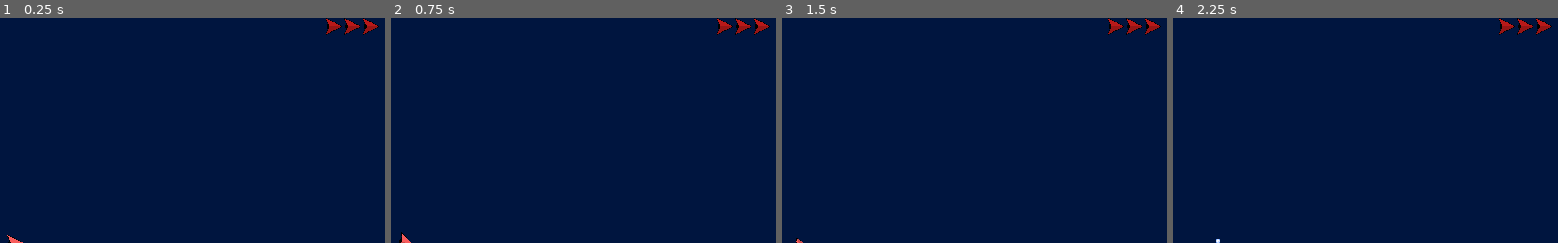
Above: before the commit, frames 1-4 (left to right).
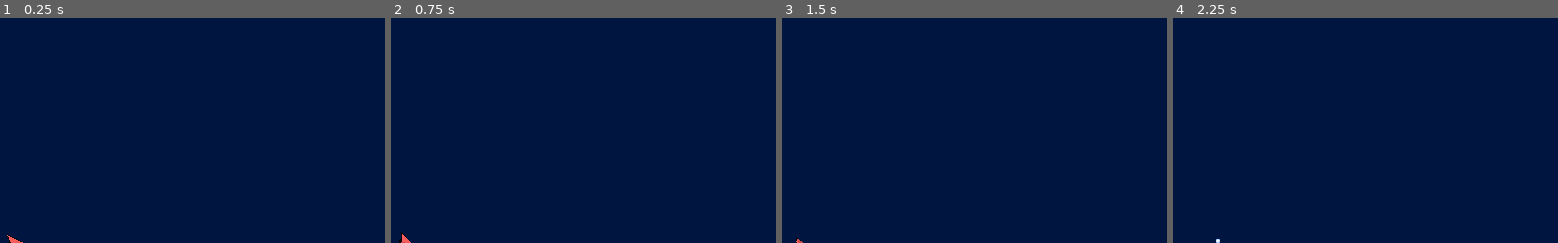
Above: after the commit, the same moments.

Repository: thezic/spacewars
Game: Godot game, scene res://Main.tscn
The game is run twice, just before and just after one commit, with the same random seed, the same clock (stepped at 60 frames per second) and the same inputs.
Inputs:
- Up to frame 1 (0.25 s): no input
- Up to frame 2 (0.75 s): tap Enter at 0.5 s; hold Right (player_1_right) from 0.53 s (still down); tap - (player_1_fire) at 0.6 s
- Up to frame 3 (1.5 s): tap Space at 1.25 s; release Right (player_1_right) at 1.28 s; hold Down (player_1_brake) from 1.28 s (still down); tap - (player_1_fire) at 1.35 s
- Up to frame 4 (2.25 s): release Down (player_1_brake) at 2.03 s; hold Right (player_1_right) from 2.03 s (still down); tap - (player_1_fire) at 2.1 s
The pictures show only the part of the screen within x 50-100%, y 0-50%; the shares and areas given below are measured in that part.

The runs differ from the first frame. In frame 1, 0.5% of the frame differs, in the area x 84-99%, y 0-8%; in frame 2, 0.5%; in frame 3, 0.5%; in frame 4, 0.5%.

Commit message:
Refactor

Diff:
--- a/ship/Ship.gd
+++ b/actors/Ship.gd
@@ -12,8 +12,8 @@
 var thrust := Vector2()
 var rotation_dir: int = Rot.NONE
 
-var Plasma = preload("res://plasma_sm/PlasmaSm.tscn")
-var Explosion = preload("res://explosion/Explosion.tscn")
+var Plasma = preload("res://objects/plasma_sm/PlasmaSm.tscn")
+var Explosion = preload("res://effects/Explosion.tscn")
 
 
 func _ready():
--- a/ship/Ship.tscn
+++ b/actors/Ship.tscn
@@ -1,7 +1,7 @@
 [gd_scene load_steps=8 format=2]
 
-[ext_resource path="res://ship/ship.png" type="Texture" id=1]
-[ext_resource path="res://ship/Ship.gd" type="Script" id=2]
+[ext_resource path="res://assets/sprites/ship.png" type="Texture" id=1]
+[ext_resource path="res://actors/Ship.gd" type="Script" id=2]
 
 [sub_resource type="Gradient" id=4]
 offsets = PoolRealArray( 0, 0.00860585, 0.373494, 0.991394 )
--- a/explosion/Explosion.tscn
+++ b/effects/Explosion.tscn
@@ -1,7 +1,7 @@
 [gd_scene load_steps=7 format=2]
 
-[ext_resource path="res://explosion/smoke-particle.png" type="Texture" id=1]
-[ext_resource path="res://explosion/Explosion.gd" type="Script" id=2]
+[ext_resource path="res://assets/sprites/smoke-particle.png" type="Texture" id=1]
+[ext_resource path="res://effects/Explosion.gd" type="Script" id=2]
 
 [sub_resource type="CanvasItemMaterial" id=1]
 blend_mode = 1
--- a/game/Game.tscn
+++ b/game/Game.tscn
@@ -1,7 +1,7 @@
 [gd_scene load_steps=8 format=2]
 
 [ext_resource path="res://game/World.gd" type="Script" id=1]
-[ext_resource path="res://player/Player.tscn" type="PackedScene" id=2]
+[ext_resource path="res://game/player/Player.tscn" type="PackedScene" id=2]
 [ext_resource path="res://ui/PlayerLives.tscn" type="PackedScene" id=3]
 [ext_resource path="res://game/Game.gd" type="Script" id=4]
 [ext_resource path="res://ui/GameOver.tscn" type="PackedScene" id=5]
@@ -60,7 +60,6 @@
 visible = false
 
 [connection signal="world_clear" from="World" to="." method="_on_level_clear"]
-[connection signal="lives_updated" from="World/Player" to="GUI/PlayerLives" method="update_lives"]
 [connection signal="player_gameover" from="World/Player" to="." method="_on_Player_player_gameover"]
 [connection signal="timeout" from="LevelStartTimer" to="." method="_on_LevelStart"]
 [connection signal="restart_game" from="GUI/GameOver" to="." method="reset"]
--- a/game/World.gd
+++ b/game/World.gd
@@ -4,8 +4,7 @@
 
 var check_for_asteroids := false
 
-var Asteroid = preload("res://asteroid/asteroid.tscn")
-
+var Asteroid = preload("res://objects/asteroid/Asteroid.tscn")
 
 onready var spawn_point: PathFollow2D = $AsteroidSpawnPath/AsteroidSpawnPosition
 onready var player = $Player
@@ -19,6 +18,7 @@
 	get_tree().call_group('asteroids', 'queue_free')
 	player.reset()
 	player.spawn_ship()
+
 
 func start(nr_asteroids: int):
 	for _i in range(nr_asteroids):
@@ -35,6 +35,7 @@
 	check_for_asteroids = true
 
 func _asteroid_destroyed(size: int) -> void:
+	print("destroyed asteroid")
 	pass
 
 
--- a/player/Player.gd
+++ b/game/player/Player.gd
@@ -10,7 +10,7 @@
 # where player spawns
 export(Vector2) var spawn_position := Vector2()
 
-var Ship = preload("res://ship/Ship.tscn")
+var Ship = preload("res://actors/Ship.tscn")
 
 # Called when the node enters the scene tree for the first time.
 func _ready():
--- a/player/Player.tscn
+++ b/game/player/Player.tscn
@@ -1,6 +1,6 @@
 [gd_scene load_steps=2 format=2]
 
-[ext_resource path="res://player/Player.gd" type="Script" id=1]
+[ext_resource path="res://game/player/Player.gd" type="Script" id=1]
 
 [node name="Player" type="Node"]
 script = ExtResource( 1 )
--- a/asteroid/Asteroid.gd
+++ b/objects/asteroid/Asteroid.gd
@@ -7,8 +7,8 @@
 export var split_into := 3
 export var base_scale := Vector2(2.0, 2.0)
 
-var Asteroid = load("res://asteroid/asteroid.tscn")
-var Explosion = preload("res://explosion/Explosion.tscn")
+var Asteroid = load("res://objects/asteroid/Asteroid.tscn")
+var Explosion = preload("res://effects/Explosion.tscn")
 
 var split_and_speed = {
 	5: 100,
--- a/asteroid/Asteroid.tscn
+++ b/objects/asteroid/Asteroid.tscn
@@ -1,7 +1,7 @@
 [gd_scene load_steps=6 format=2]
 
-[ext_resource path="res://asteroid/asteroid.png" type="Texture" id=1]
-[ext_resource path="res://asteroid/Asteroid.gd" type="Script" id=2]
+[ext_resource path="res://assets/sprites/asteroid.png" type="Texture" id=1]
+[ext_resource path="res://objects/asteroid/Asteroid.gd" type="Script" id=2]
 
 [sub_resource type="PhysicsMaterial" id=7]
 friction = 0.0
@@ -13,6 +13,7 @@
 radius = 16.0312
 
 [node name="Asteroid" type="RigidBody2D"]
+position = Vector2( 1, 0 )
 collision_layer = 3
 collision_mask = 3
 physics_material_override = SubResource( 7 )
--- a/plasma_sm/PlasmaSm.tscn
+++ b/objects/plasma_sm/PlasmaSm.tscn
@@ -1,7 +1,7 @@
 [gd_scene load_steps=7 format=2]
 
-[ext_resource path="res://plasma_sm/plasma-sm.png" type="Texture" id=1]
-[ext_resource path="res://plasma_sm/PlasmaSm.gd" type="Script" id=2]
+[ext_resource path="res://assets/sprites/plasma-sm.png" type="Texture" id=1]
+[ext_resource path="res://objects/plasma_sm/PlasmaSm.gd" type="Script" id=2]
 
 [sub_resource type="AtlasTexture" id=1]
 atlas = ExtResource( 1 )
--- a/project.godot
+++ b/project.godot
@@ -26,7 +26,7 @@
 
 [autoload]
 
-Utils="*res://utils/utils.gd"
+Utils="*res://autoload/utils.gd"
 
 [display]
 
--- a/ui/GameOver.tscn
+++ b/ui/GameOver.tscn
@@ -85,9 +85,9 @@
 [node name="Label" type="Label" parent="."]
 anchor_left = 0.5
 anchor_right = 0.5
-margin_left = -319.0
+margin_left = 392.0
 margin_top = -104.0
-margin_right = 320.0
+margin_right = 1031.0
 margin_bottom = -0.999634
 custom_fonts/font = ExtResource( 1 )
 text = "Game Over!"
@@ -115,6 +115,7 @@
 text = "Try again"
 
 [node name="Back" type="Button" parent="VBoxContainer"]
+visible = false
 margin_top = 24.0
 margin_right = 68.0
 margin_bottom = 44.0
--- a/ui/Infinite.tres
+++ b/ui/Infinite.tres
@@ -1,6 +1,6 @@
 [gd_resource type="DynamicFont" load_steps=2 format=2]
 
-[ext_resource path="res://fonts/Infinite.ttf" type="DynamicFontData" id=1]
+[ext_resource path="res://assets/fonts/Infinite.ttf" type="DynamicFontData" id=1]
 
 [resource]
 size = 93
--- a/ui/PlayerLives.tscn
+++ b/ui/PlayerLives.tscn
@@ -1,6 +1,6 @@
 [gd_scene load_steps=3 format=2]
 
-[ext_resource path="res://ship/ship.png" type="Texture" id=1]
+[ext_resource path="res://assets/sprites/ship.png" type="Texture" id=1]
 [ext_resource path="res://ui/PlayerLives.gd" type="Script" id=2]
 
 [node name="PlayerLives" type="GridContainer"]
--- a/ui/TitleMenu.tscn
+++ b/ui/TitleMenu.tscn
@@ -1,6 +1,6 @@
 [gd_scene load_steps=4 format=2]
 
-[ext_resource path="res://fonts/Infinite.ttf" type="DynamicFontData" id=1]
+[ext_resource path="res://assets/fonts/Infinite.ttf" type="DynamicFontData" id=1]
 [ext_resource path="res://ui/Infinite.tres" type="DynamicFont" id=2]
 
 [sub_resource type="DynamicFont" id=1]
Renamed: fonts/InfinitS.ttf -> assets/fonts/InfinitS.ttf
Renamed: fonts/Infinite.ttf -> assets/fonts/Infinite.ttf
Renamed: asteroid/asteroid.png -> assets/sprites/asteroid.png
Not shown, changed: assets/sprites/asteroid.png.import
Renamed: plasma_sm/plasma-sm.png -> assets/sprites/plasma-sm.png
Not shown, changed: assets/sprites/plasma-sm.png.import
Renamed: ship/ship.png -> assets/sprites/ship.png
Not shown, changed: assets/sprites/ship.png.import
Renamed: explosion/smoke-particle.png -> assets/sprites/smoke-particle.png
Not shown, changed: assets/sprites/smoke-particle.png.import
Renamed: asteroid/sun.png -> assets/sprites/sun.png
Not shown, changed: assets/sprites/sun.png.import
(and 3 more such lines)
